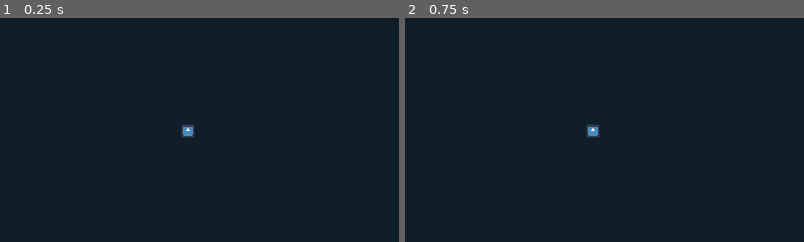
Above: before the commit, frames 1-2 (left to right).
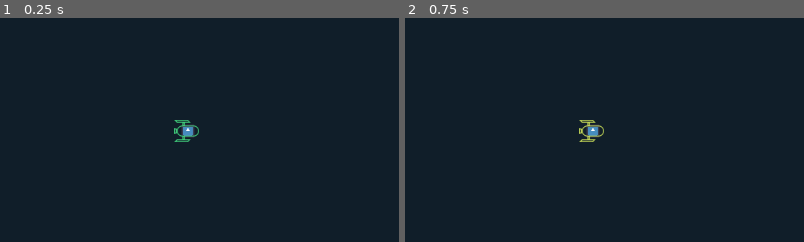
Above: after the commit, the same moments.

Repository: SpaceyLake/GRA
Game: Godot game, scene res://Scenes/world.tscn
Same seed, same stepped clock (60 frames per second), same inputs: the game is played once before the commit and once after it. The engine's default icon, where the game draws it, is replaced by a stand-in: a white triangle on a blue panel in a dark square.
Inputs (mouse positions are % of the whole screen's width and height, from its top left):
- Up to frame 1 (0.25 s): no input
- Up to frame 2 (0.75 s): tap Enter at 0.5 s; move the mouse to (24, 43) at 0.52 s; hold Shift (shift) from 0.53 s (still down); click (24, 43) at 0.67 s
The pictures show only the part of the screen within x 0-50%, y 18-68%; the shares and areas given below are measured in that part.

The runs differ from the first frame. In frame 1, 0.2% of the frame differs, in the area x 43-50%, y 45-56%; in frame 2, 0.2%.
Error after the commit: Invalid call. Nonexistent function 'select_ship' in base 'CharacterBody2D (delivery_ship.gd)'. (res://Scripts/base.gd:67)

Commit message:
Extended and bug fixes

Diff:
--- a/Scripts/base.gd
+++ b/Scripts/base.gd
@@ -3,19 +3,18 @@
 var howered:bool = false
 var selected:bool = false
 const cargo_ship:PackedScene = preload("res://Scenes/delivery_ship.tscn")
-@export var nr_ships = 5
+@export var nr_ships = 1
 var docked_ships:Array = []
 var launched_ship:Node2D
-@onready var world:Node2D = get_parent()
+var selected_ship:Node2D
 var cargo_amount = 5
 
 func _ready():
 	if cargo_ship.can_instantiate():
 		for i in nr_ships:
-			docked_ships.append(cargo_ship.instantiate())
-			world.add_child.call_deferred(docked_ships.back())
-			docked_ships.back().global_position = global_position
-			ship_active(docked_ships.back(), false)
+			var new_ship:Node2D = cargo_ship.instantiate()
+			add_sibling.call_deferred(new_ship)
+			new_ship.global_position = global_position
 	mouse_entered.connect(is_howering)
 	mouse_exited.connect(is_not_howering)
 	body_entered.connect(_on_body_entered)
@@ -27,27 +26,29 @@
 		else:
 			selected = false
 			launched_ship = null
+			selected_ship = null
 	elif selected and event is InputEventMouseButton and event.button_index == MOUSE_BUTTON_RIGHT and event.is_pressed():
-		if (not Input.is_action_pressed("shift") or launched_ship == null) and not docked_ships.is_empty():
+		if selected_ship == null and not docked_ships.is_empty():
+				print(docked_ships)
 				launched_ship = docked_ships.pop_front()
+				print(docked_ships)
 				launched_ship.cargo = cargo_amount
+				launched_ship.add_waypoint(get_global_mouse_position())
+				launched_ship.set_goal_roation()
 				ship_active(launched_ship, true)
-				#launched_ship.add_waypoint(get_global_mouse_position())
-	elif event is InputEventKey and event.is_action_pressed("shift"):
-		if not launched_ship == null:
-			launched_ship.selected = true
+				if (Input.is_action_pressed("shift")):
+					selected_ship = launched_ship
+					selected_ship.select_ship(true)
 	elif event is InputEventKey and event.is_action_released("shift"):
-		if not launched_ship == null:
-			launched_ship.selected = false
-
+		if not selected_ship == null:
+			selected_ship.select_ship(false)
+			selected_ship = null
 
 func is_howering():
 	howered = true
-	print("Howering")
 
 func is_not_howering():
 	howered = false
-	print("Not howering")
 
 func ship_active(current_ship:Node2D, active:bool):
 	current_ship.visible = active
@@ -57,10 +58,12 @@
 	current_ship.set_process_internal(active)
 	current_ship.set_process_unhandled_input(active)
 	current_ship.set_process_unhandled_key_input(active)
+	current_ship.restart_particles()
 	if active == false:
 		current_ship.global_position = global_position
 
 func _on_body_entered(body: Node2D):
 	if body != launched_ship:
-		pass
-		#ship_active(body, false)
+		body.select_ship(false)
+		ship_active(body, false)
+		docked_ships.append(body)
